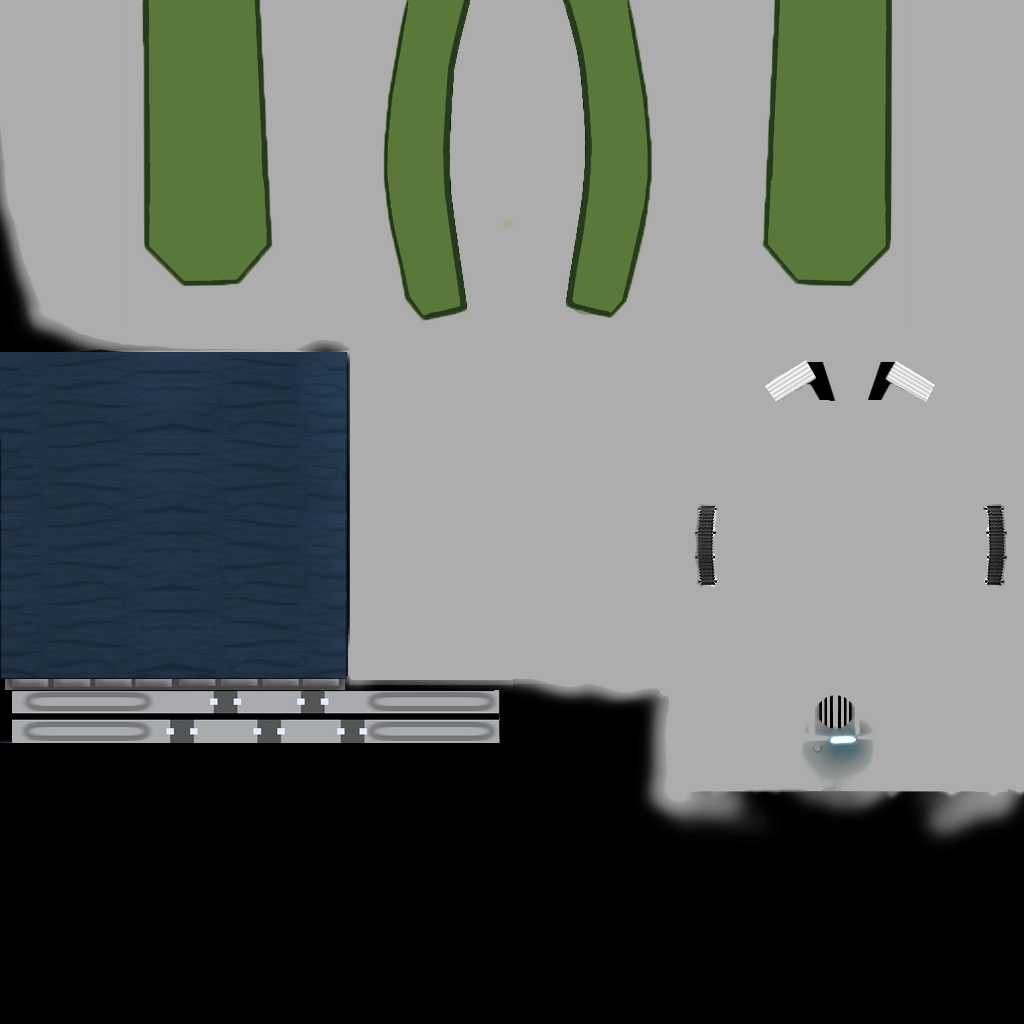
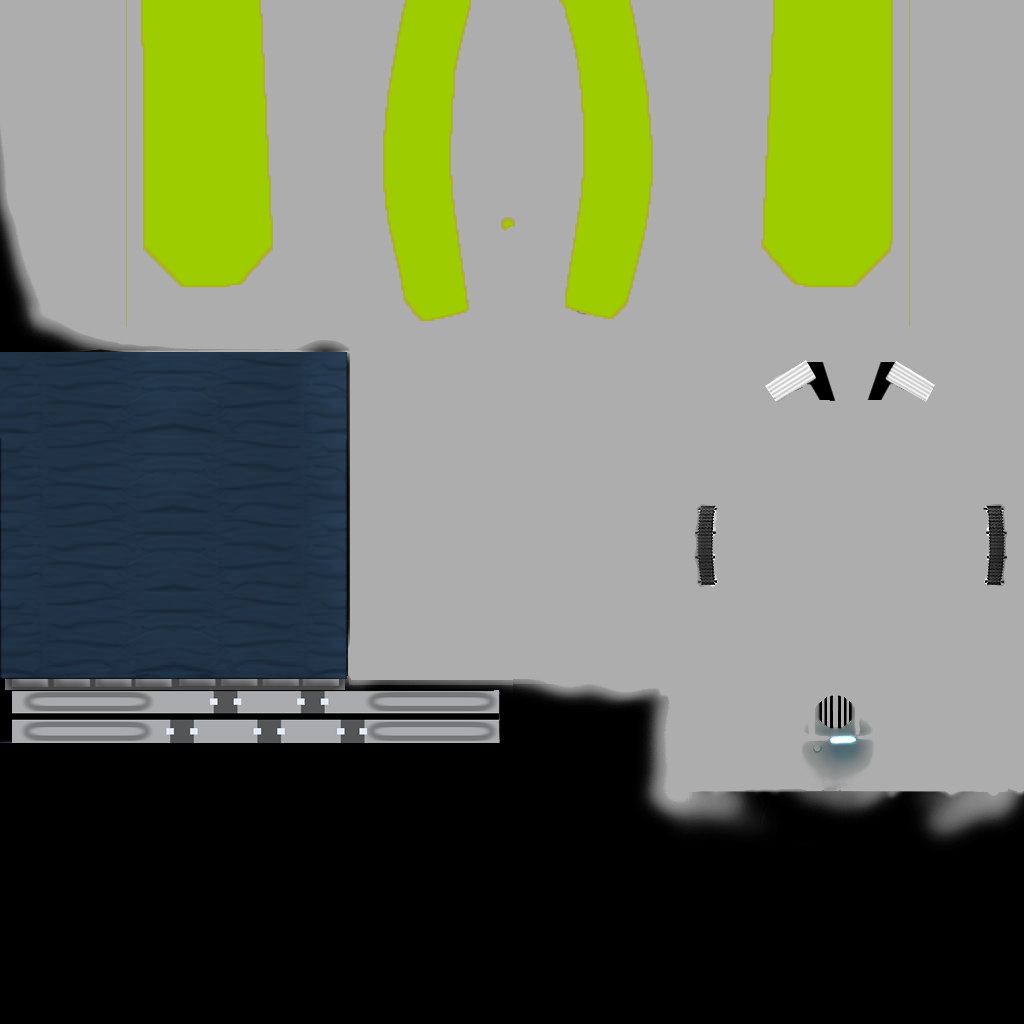
Two versions of the same layered image (1024 x 1024). Layer-by-layer changes:
added layer "Layer 1" above "Flashes colouir" over bbox(126, 0, 910, 327)
